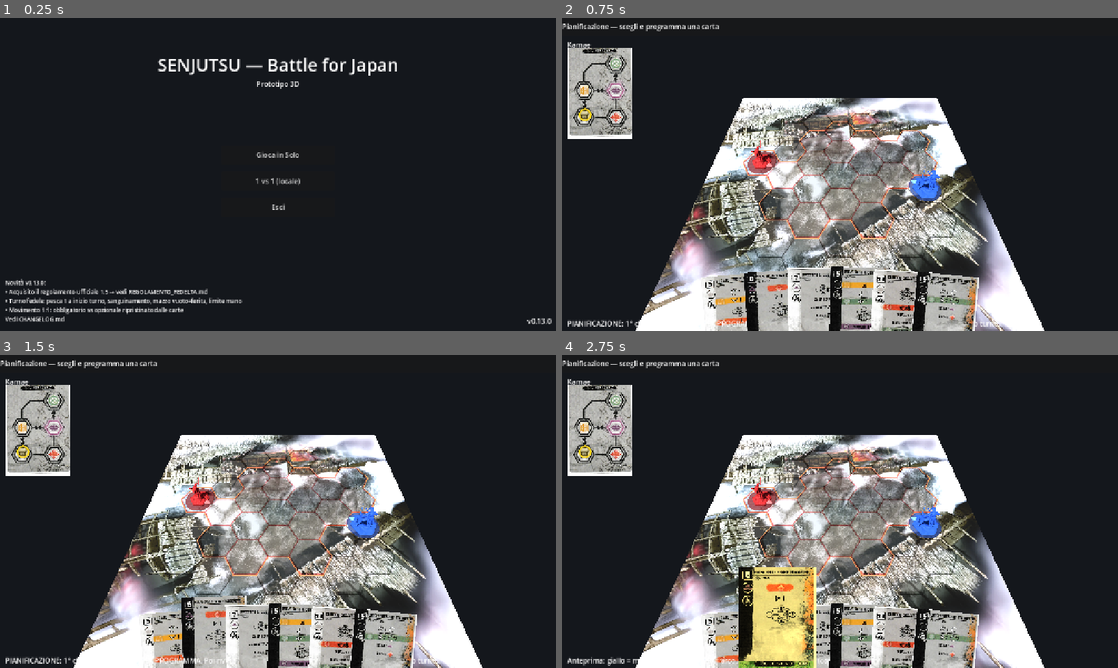
Above: before the commit, frames 1-4 (two rows, left to right).
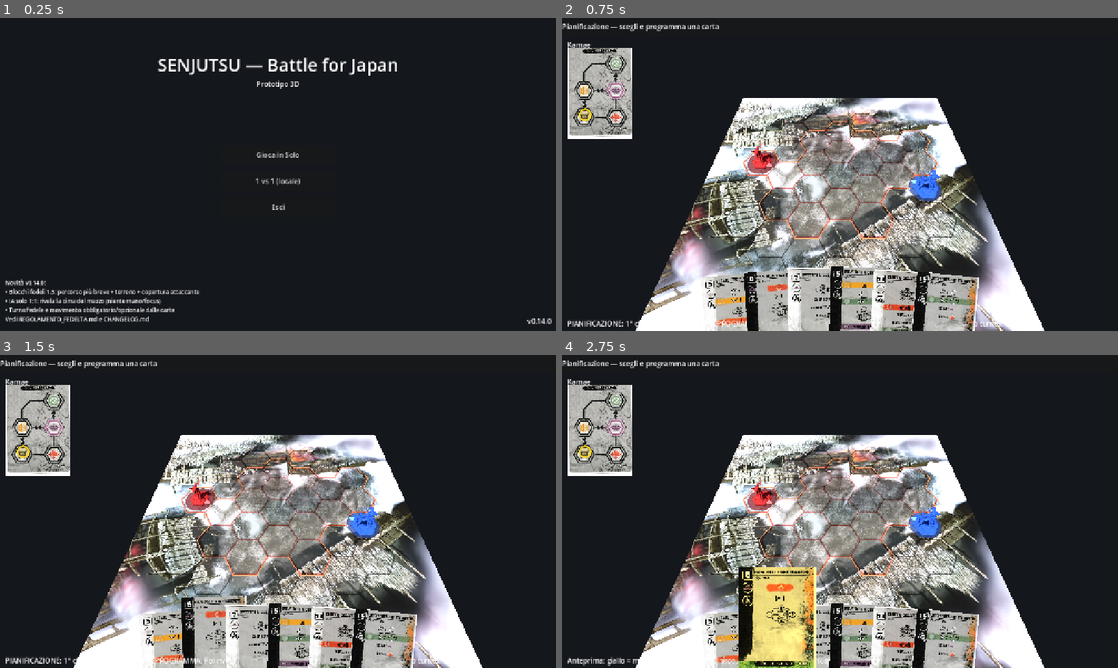
Above: after the commit, the same moments.

Repository: Tannoiser2/Sunjuntsu
Game: Godot game, scene res://scenes/Menu.tscn
Two runs of this game, one before a commit and one after it. Both use one fixed random seed, a clock stepped at 60 frames per second and the inputs below.
Inputs (mouse positions are in pixels of both pictures, inside the frame that each line leads up to):
- Up to frame 1 (0.25 s): no input
- Up to frame 2 (0.75 s): click "Gioca in Solo" at 0.5 s
- Up to frame 3 (1.5 s): tap Enter at 1.25 s; drag from (172, 655) to (333, 442) at 1.27 s
- Up to frame 4 (2.75 s): tap Space at 2 s; drag from (778, 652) to (812, 574) at 2.02 s

The runs differ from the first frame. In frame 1, 1.4% of the frame differs, in the area x 1-98%, y 83-98%; in frame 2, less than 0.1%; in frame 3, less than 0.1%; in frame 4, nothing differs.

Commit message:
IA solo fedele al regolamento: rivela la cima del mazzo (top-of-deck)
- L'avversario singolo segue le regole solo ufficiali (rulebook p.20-22):
  non pesca e non sceglie, rivela la cima del mazzo ogni turno (rimescola gli
  scarti se vuoto), niente mano e niente focus (costi focus/scarto ignorati),
  salta il passo Draw. Carta rivelata -> scarti a fine turno.
- start(): nessuna mano all'IA. _begin_turn(): l'IA salta il Draw.
  _autoplan_ai(): rivela la cima del mazzo. _setup_resolution(): salta i costi
  di focus/scarto per l'IA.
- Semplificazioni note (REGOLAMENTO_FEDELTA.md §10): movimento IA ancora
  euristico (non tabelle di priorità); mazzo normale (non carte solo dedicate).
  Versione 0.14.0.

Co-Authored-By: Claude Opus 4.8 <noreply@anthropic.com>
Claude-Session: https://claude.ai/code/session_01Pn2piErvac8EuvNU8t5qNM

Diff:
--- a/godot/engine/Duel.gd
+++ b/godot/engine/Duel.gd
@@ -48,8 +48,11 @@
 
 
 func start() -> void:
-	# Setup (passo 13 del regolamento): pesca fino al limite di mano.
+	# Setup (passo 13): pesca fino al limite di mano. Gli avversari solo NON hanno
+	# mano: il loro mazzo resta intero e rivelano la cima ogni turno.
 	for f in state.fighters:
+		if f.is_ai:
+			continue
 		while f.hand.size() < f.hand_limit:
 			if f.draw_one() == -1:
 				break
@@ -63,8 +66,8 @@
 ## vuoto ⇒ ferita). Restituisce true se il duello continua.
 func _begin_turn() -> bool:
 	for f in state.fighters:
-		if f.is_defeated():
-			continue
+		if f.is_defeated() or f.is_ai:
+			continue   # gli avversari solo saltano il passo Draw (e il sanguinamento conta come ferita)
 		if f.has_bleed() and not f.draw_pile.is_empty():
 			f.discard.append(f.draw_pile.pop_back())
 		f.draw_one()
@@ -109,24 +112,30 @@
 	return req == "" or req == Domain.STANCE_SLUG[f.stance]
 
 
+## Regole solo (rulebook p.20–22): gli avversari NON pescano, NON scelgono e NON
+## usano focus. Rivelano la cima del proprio mazzo (rimescolando gli scarti se
+## vuoto). Niente mano. Il movimento è gestito durante la risoluzione.
 func _autoplan_ai() -> void:
 	for i in range(state.fighters.size()):
 		var f := state.fighters[i]
-		if f.is_ai and f.planned == -1 and not f.hand.is_empty():
-			# In modalità interattiva l'IA si muove durante la sua risoluzione
-			# (non prima della rivelazione). Qui sceglie solo la carta.
-			if not interactive:
-				var dest := AI.move_target(state, f)
-				if dest != f.cell:
-					f.cell = dest
-				var foe := state.opponent_of(f)
-				if foe != null:
-					f.facing = AI.facing_toward(f.cell, foe.cell)
-				fighter_updated.emit(i)
-			var pick := AI.choose_card(state, f)
-			if pick != -1:
-				f.planned = pick
-				f.hand.erase(pick)
+		if not f.is_ai or f.planned != -1 or f.is_defeated():
+			continue
+		if f.draw_pile.is_empty():
+			f.draw_pile = f.discard.duplicate()
+			f.discard.clear()
+			f.draw_pile.shuffle()
+		if f.draw_pile.is_empty():
+			continue
+		f.planned = f.draw_pile.pop_back()   # rivela la cima del mazzo
+		# In modalità non interattiva (test) muovi subito; in interattiva lo fa la scena.
+		if not interactive:
+			var dest := AI.move_target(state, f)
+			if dest != f.cell and not state.is_blocked(dest):
+				f.cell = dest
+			var foe := state.opponent_of(f)
+			if foe != null:
+				f.facing = AI.facing_toward(f.cell, foe.cell)
+			fighter_updated.emit(i)
 
 
 func _all_planned() -> bool:
@@ -149,6 +158,8 @@
 		var f := state.fighters[i]
 		if f.planned == -1:
 			continue
+		if f.is_ai:
+			continue   # gli avversari solo ignorano i costi di focus/scarto
 		var c := CardDB.card(f.planned)
 		var g := CardDB.geometry(f.planned)
 		var pc: Dictionary = g.get("play_cost", {})
--- a/godot/project.godot
+++ b/godot/project.godot
@@ -12,7 +12,7 @@
 
 config/name="Senjutsu: Battle for Japan"
 config/description="Reimplementazione digitale 3D di Senjutsu (Lucky Duck Games) — uso personale. Pedine 3D su mappa esagonale, modalità solo e 1v1."
-config/version="0.13.0"
+config/version="0.14.0"
 run/main_scene="res://scenes/Menu.tscn"
 config/features=PackedStringArray("4.6", "Forward Plus")
 config/icon="res://icon.svg"
--- a/godot/scenes/Menu.gd
+++ b/godot/scenes/Menu.gd
@@ -9,7 +9,7 @@
 
 	var version: String = str(ProjectSettings.get_setting("application/config/version", "?"))
 	$Version.text = "v%s" % version
-	$Changes.text = "Novità v%s:\n• Acquisito il regolamento ufficiale 1.5 → vedi REGOLAMENTO_FEDELTA.md\n• Turno fedele: pesca 1 a inizio turno, sanguinamento, mazzo vuoto=ferita, limite mano\n• Movimento 1:1: obbligatorio vs opzionale ripristinato dalle carte\nVedi CHANGELOG.md" % version
+	$Changes.text = "Novità v%s:\n• Blocchi fedeli 1.5: percorso più breve + terreno + copertura attaccante\n• IA solo 1:1: rivela la cima del mazzo (niente mano/focus)\n• Turno fedele e movimento obbligatorio/opzionale dalle carte\nVedi REGOLAMENTO_FEDELTA.md e CHANGELOG.md" % version
 
 
 func _on_solo() -> void:
Not shown, changed: CHANGELOG.md
Not shown, changed: REGOLAMENTO_FEDELTA.md
